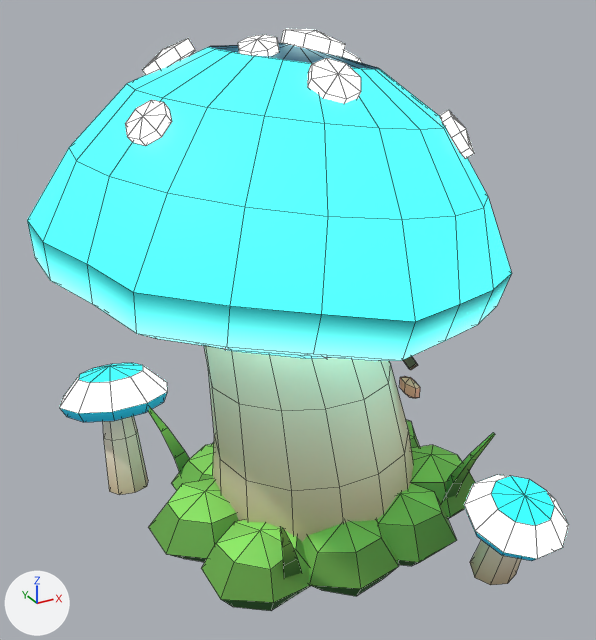
The Blender file Art/Models/Defenders/Glowcap.blend, before and after one commit.
Rendered twice from a 50 mm lens placed at (-0.46, -0.794, 0.679), pointed at (-0.037, -0.025, 0.294). Every picture has the same lights, and +X, +Y and +Z are marked at lower left. The older version comes first. Mesh edges are drawn as thin lines.

Script lines for the objects in view, before the commit:
```python
ob_babies = bpy.data.objects.new('Babies', me_babies)
ob_babies.parent = ob_glowcap
ob_babies.location = (0.0, 0.0, 0.0)
ob_cap = bpy.data.objects.new('Cap', me_cap)
ob_cap.parent = ob_glowcap
ob_cap.location = (-0.06, 0.0, 0.35)
ob_stem = bpy.data.objects.new('Stem', me_stem)
ob_stem.parent = ob_glowcap
ob_stem.location = (0.0, 0.0, 0.0)
```
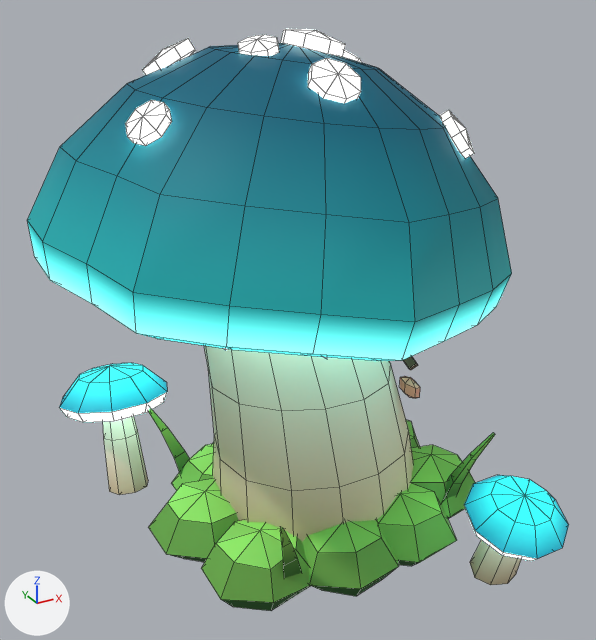
Where the change shows, as pixel boxes (x1, y1, x2, y2) in the pictures (596 x 640 px; the box of a moved part takes in the faces that stretch with it):
'Cap', recoloured, reshaped (darker): (27, 29, 512, 361) in both
'Stem', recoloured: (148, 345, 489, 589) in both
'Babies', recoloured, surface changed: (60, 363, 569, 585) in both
part 1 of me_cap, moved or reshaped: before (27, 84, 512, 358); after (27, 84, 512, 322)
part 2 of me_cap, recoloured (darker): (27, 47, 512, 361) in both
part 3 of me_babies, recoloured: (60, 366, 569, 561) in both

The change, as a diff of the scene's bpy script:
```diff
--- a/Art/Models/Defenders/Glowcap.blend.py
+++ b/Art/Models/Defenders/Glowcap.blend.py
@@ mat_vs_vertex @@
 n3.inputs[1].default_value = 3.0  # 'Value'
+n4 = _N.new('ShaderNodeNewGeometry'); n4.name = 'Geometry'
+n5 = _N.new('ShaderNodeEmission'); n5.name = 'Emission'
+n5.inputs[0].default_value = (1.0, 0.0, 1.0, 1.0)  # 'Color', pink #ff00ff
+n5.inputs[1].default_value = 2.0  # 'Strength'
+n6 = _N.new('ShaderNodeMixShader'); n6.name = 'Mix Shader'
 _L.new(n2.outputs[0], n1.inputs[0])  # 'Color' to 'Base Color'
@@ mat_vs_vertex @@
 n1 = _N.new('ShaderNodeBsdfPrincipled'); n1.name = 'Principled BSDF'
 n0 = _N.new('ShaderNodeOutputMaterial'); n0.name = 'Material Output'
 _L.new(n3.outputs[0], n1.inputs[28])  # 'Value' to 'Emission Strength'
-_L.new(n1.outputs[0], n0.inputs[0])  # 'BSDF' to 'Surface'
+_L.new(n4.outputs[6], n6.inputs[0])  # 'Backfacing' to 'Factor'
+_L.new(n1.outputs[0], n6.inputs[1])  # 'BSDF' to 'Shader'
+_L.new(n5.outputs[0], n6.inputs[2])  # 'Emission' to 'Shader'
+_L.new(n6.outputs[0], n0.inputs[0])  # 'Shader' to 'Surface'
@@ me_cap @@
 me_cap.from_pydata(...)  # 429 vertices, 442 faces; spans x -0.247..0.258, y -0.268..0.25, z -0.061..0.261
 # used by ob_cap; parent = ob_glowcap; location = (-0.06, 0.0, 0.35)
+# me_cap part 1: 36 of 429 vertices moved; they spanned x -0.205..0.229, y -0.225..0.225, z -0.043..0.149 and now span x -0.213..0.237, y -0.236..0.22, z -0.044..0.15; mean shift (0.0, 0.0, 0.0); largest move (0.017, -0.225, 0.119) -> (0.017, -0.236, 0.119)
+# me_cap part 2: 80 kept faces spanning x -0.247..0.258, y -0.268..0.25, z -0.045..0.245 get new vertex colours; the middle colour goes from cyan #2fb7b4 to cyan #1e95a1
 me_cap.materials.append(mat_vs_vertex)
@@ me_babies @@
 me_babies.from_pydata(...)  # 116 vertices, 144 faces; spans x -0.275..0.19, y -0.292..0.268, z 0.0..0.172
 # used by ob_babies; parent = ob_glowcap; location = (0.0, 0.0, 0.0)
+# me_babies part 3: 60 kept faces spanning x -0.275..0.19, y -0.292..0.268, z 0.074..0.172 get new vertex colours; the middle colour goes from cyan #116a80 to cyan #b6fff4
 me_babies.materials.append(mat_vs_vertex)
```
